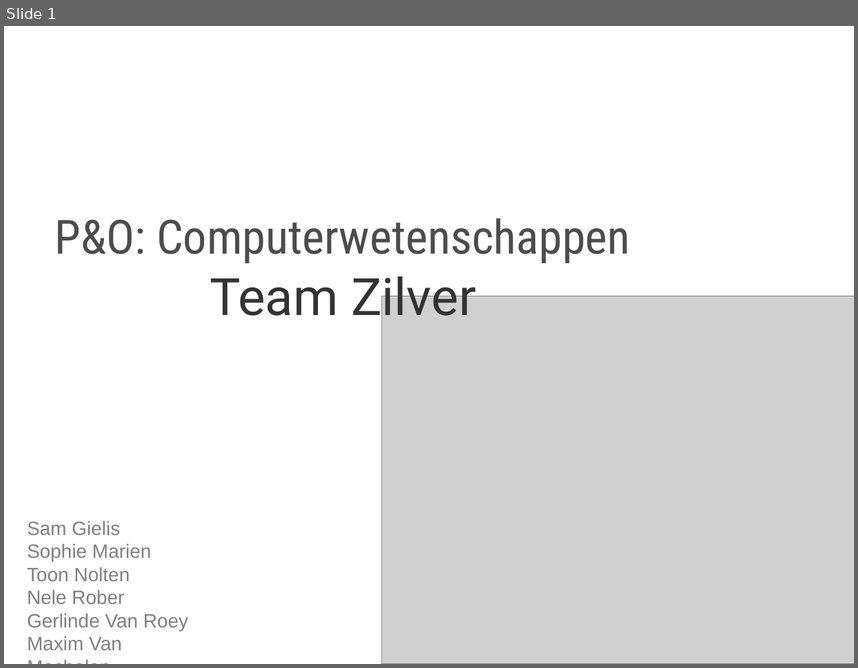
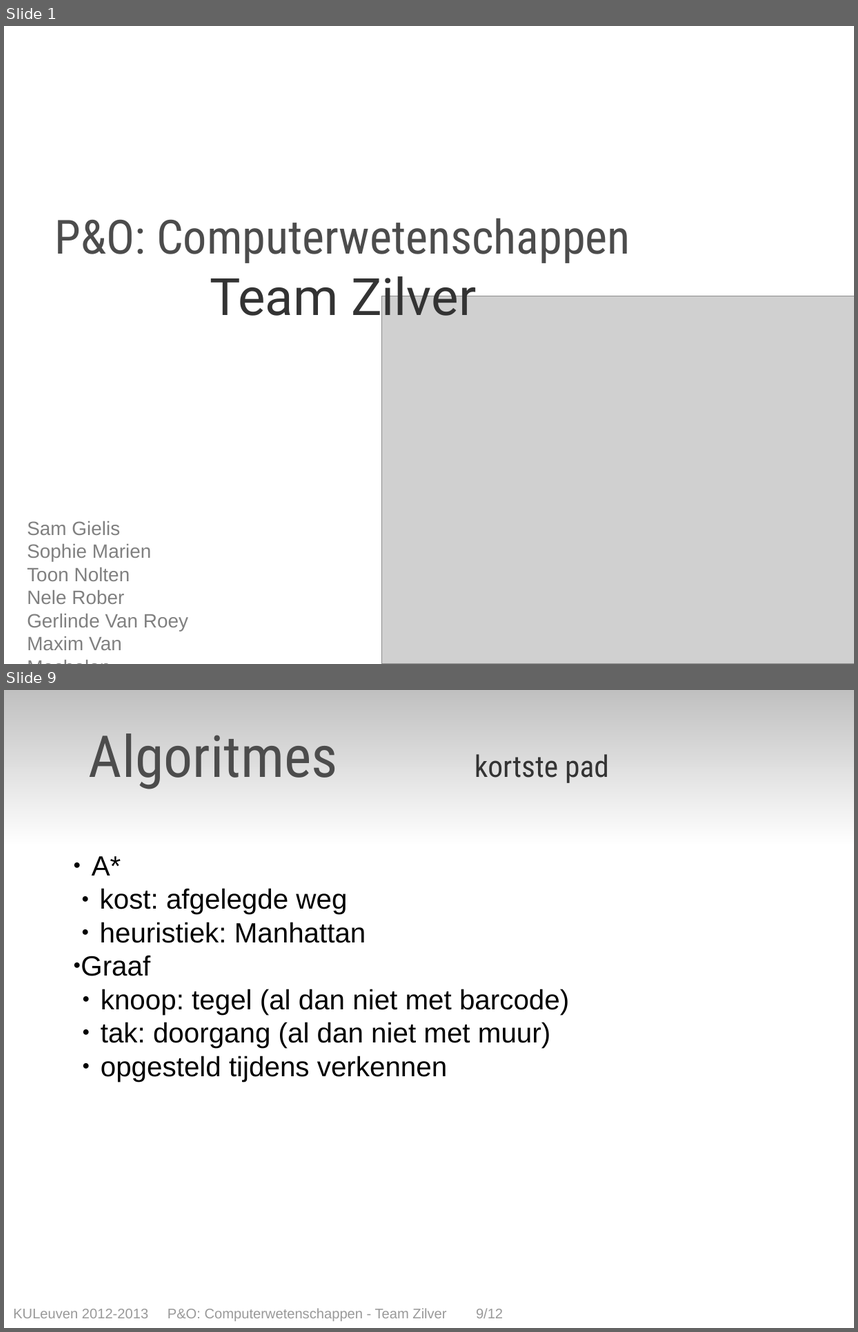
Before and after one commit to toonn/SilverSurfer, a slide deck: SilverSurferVerslag/Presentatie Eind/Presentatie eindverslag - team zilver.odp. Shown one above the other, each under a label of ours: slide 1 before the commit, slides 1 and 9 after it; the slides between them are not shown. The pictures are 858x668 and 858x1332 pixels, drawn with LibreOffice and Linux fonts; fonts in the diff are those of the drawing; grey boxes stand for pictures. Boxes give left, top, right and bottom in pixels: in the first picture for what was removed or moved away, otherwise in the second. Text is boxed around its words. In the diff, an @@ line names an element or a change of style, - is before the commit and + after.

```diff
--- a/SilverSurferVerslag/Presentatie Eind/Presentatie eindverslag - team zilver.odp
+++ b/SilverSurferVerslag/Presentatie Eind/Presentatie eindverslag - team zilver.odp
@@ slide 9 added at <box>4,690,854,1328</box>, background #FFFFFF @@
@@ text added at <box>89,733,218,774</box>, 44 pt, text #000000, bold @@
+Inhoud
@@ text added at <box>89,733,609,789</box>, 54 pt, text #4C4C4C @@
+Algoritmes kortste pad
@@ text added at <box>81,856,569,1082</box>, 26 pt, text #000000 @@
+● A*
+● kost: afgelegde weg
+● heuristiek: Manhattan
+● Graaf
+● knoop: tegel (al dan niet met barcode)
+● tak: doorgang (al dan niet met muur)
+● opgesteld tijdens verkennen
@@ text added at <box>13,1308,503,1321</box>, 13 pt, text #999999 @@
+KULeuven 2012-2013 P&O: Computerwetenschappen - Team Zilver 9/12
```
Also in this commit, not shown: 6 other slides added, 8 slides removed, 1 other file.
